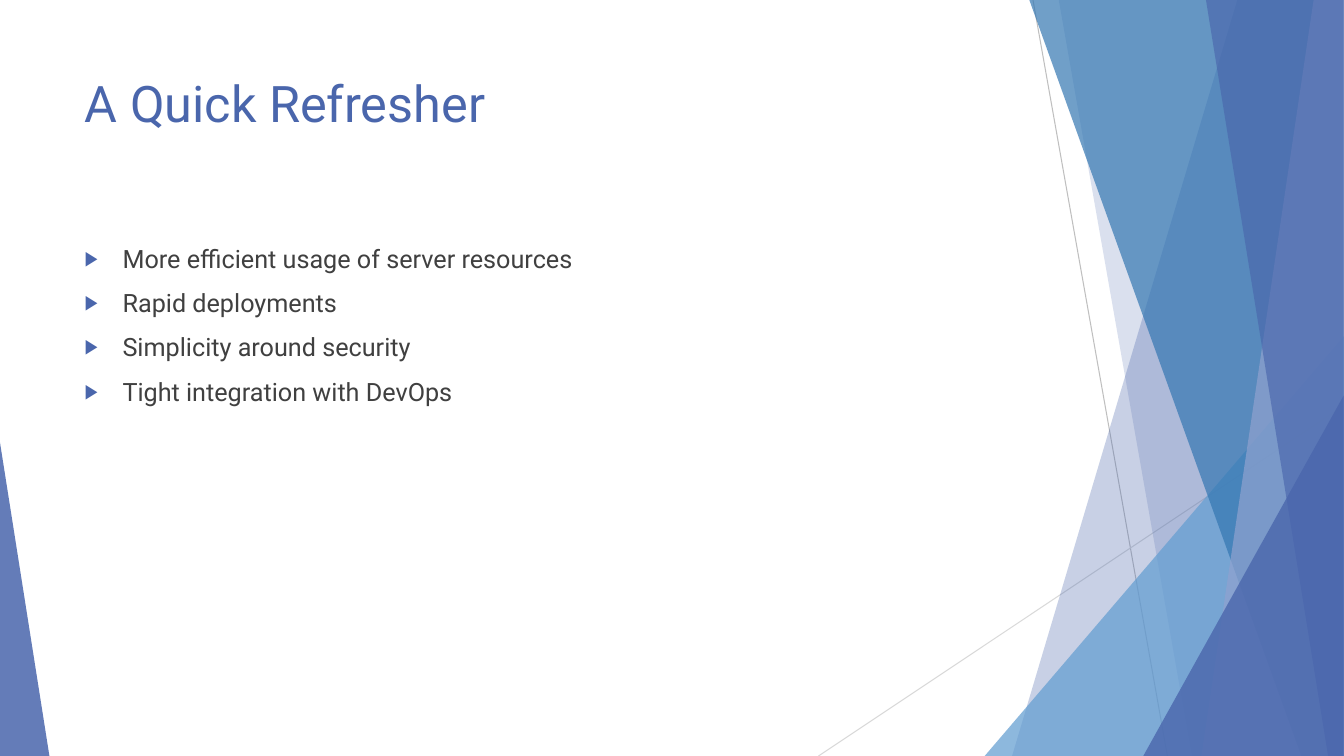
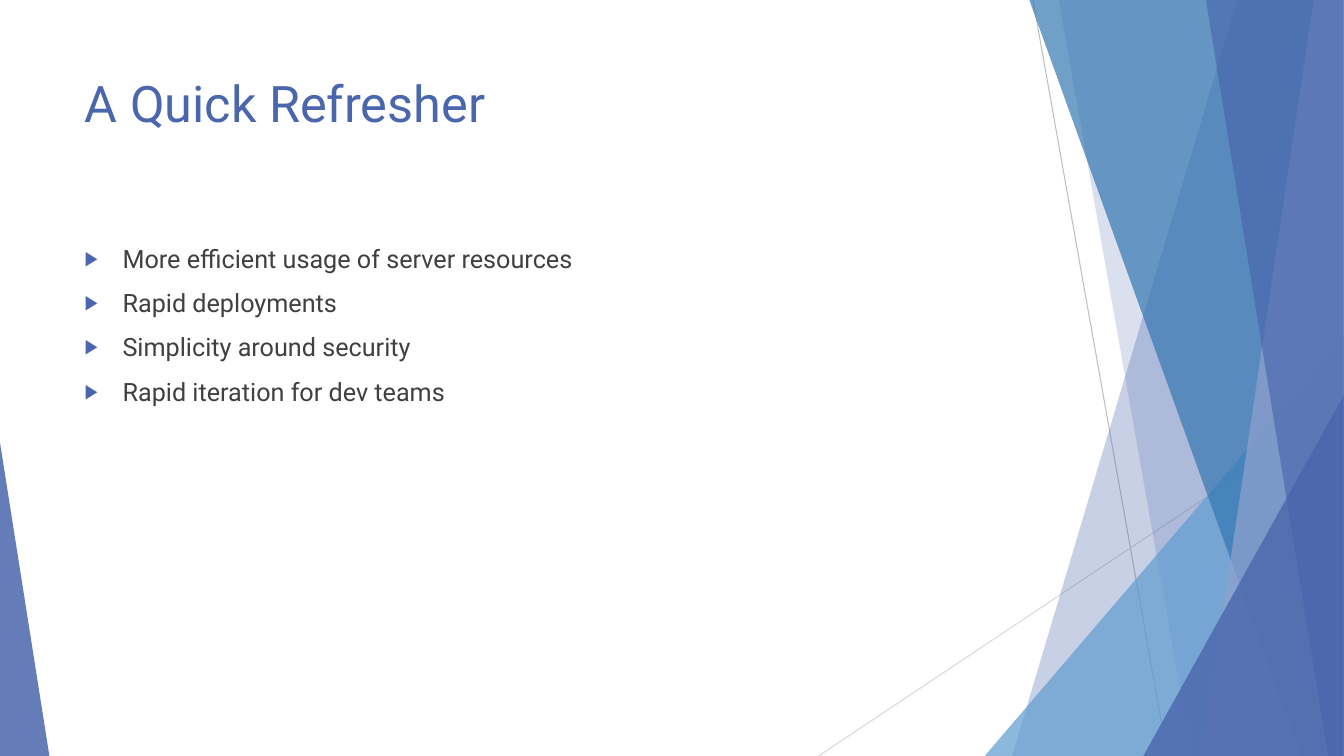
Before and after one commit to EnterpriseProductsLP/docker-straw-man, a slide deck: slide 2 of presentation.pptx. Drawn at 1344x756 pixels with LibreOffice and Linux fonts; fonts in the diff are those of the drawing. Boxes give left, top, right and bottom in pixels: in the first picture for what was removed or moved away, otherwise in the second. Text is boxed around its words. In the diff, an @@ line names an element or a change of style, - is before the commit and + after.

```diff
--- a/presentation.pptx
+++ b/presentation.pptx
@@ text at (123, 382, 444, 406): text changed @@
-▶ Tight integration with DevOps
+▶ Rapid iteration for dev teams
```
Also in this commit, not shown: 3 other slides changed.
